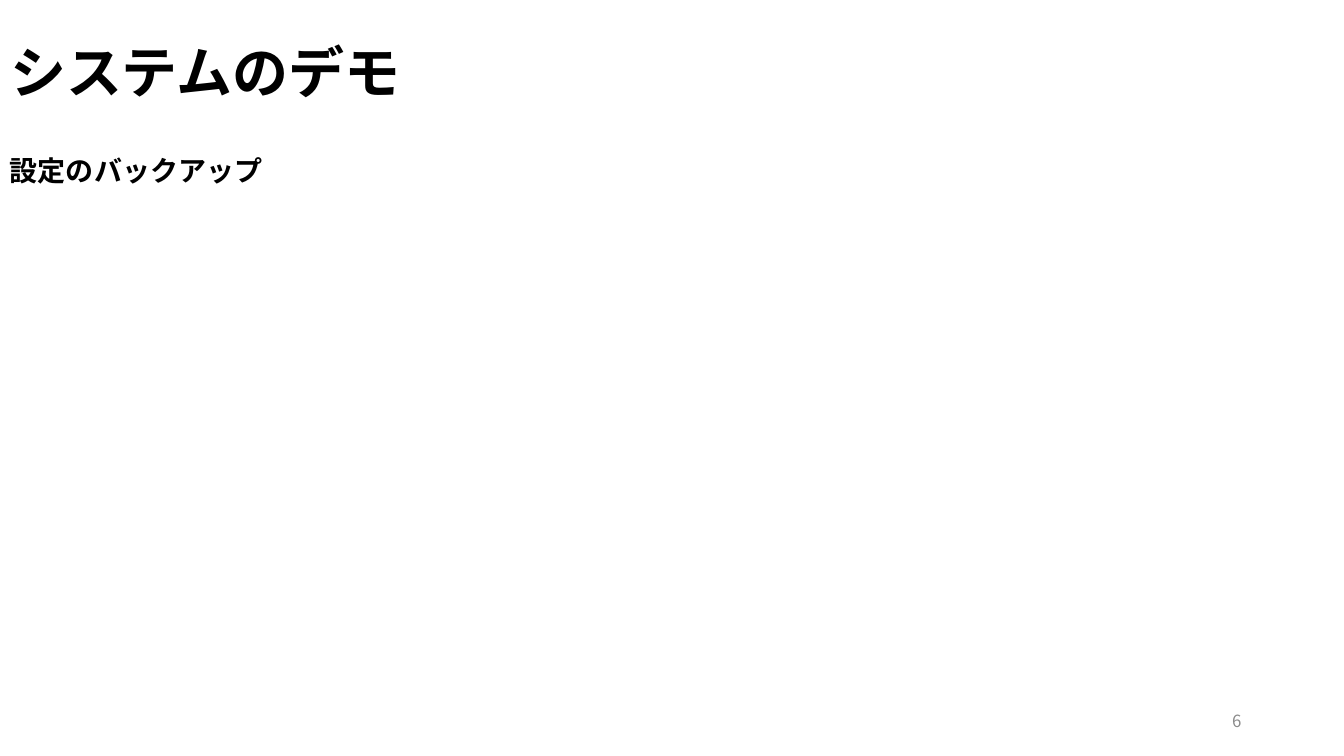
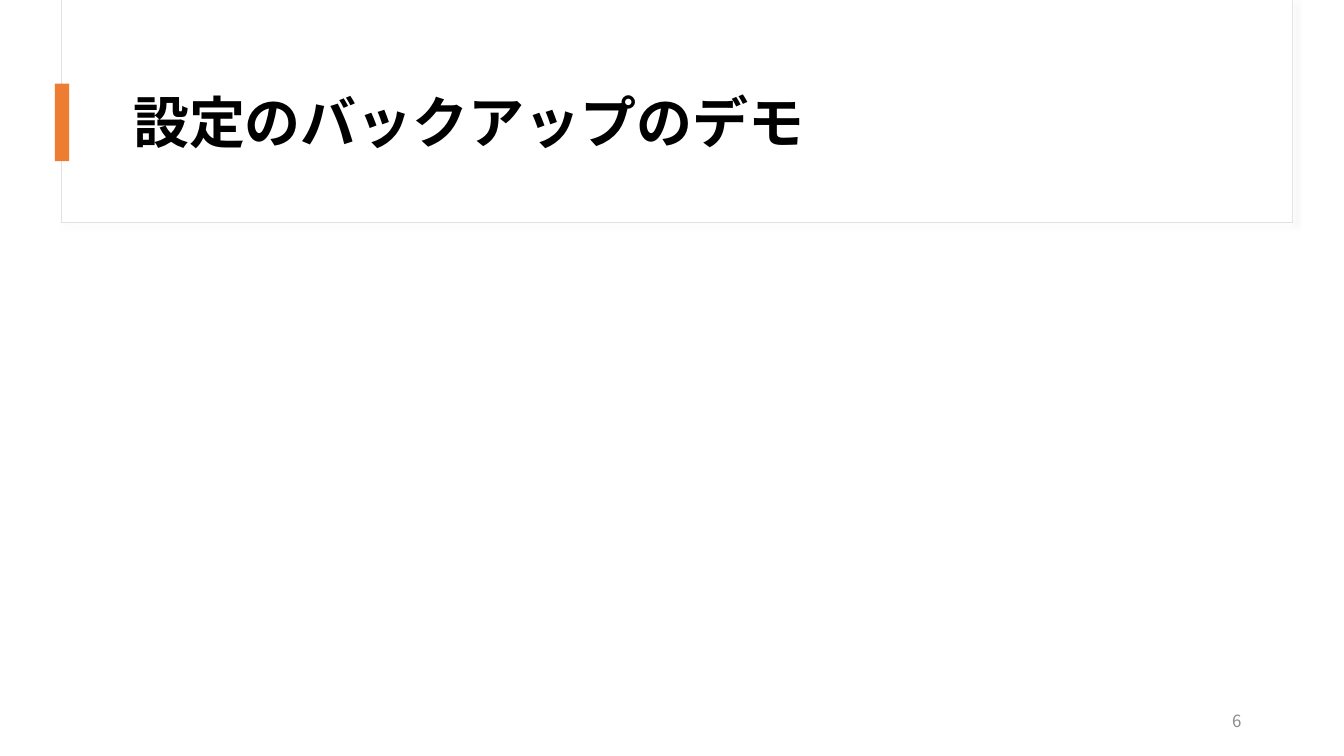
Before and after one commit to OOL2020-goodluckfanfield/Document, a slide deck: slide 6 of ool2020_middle_report_volume３_10_25 .pptx. Drawn at 1344x756 pixels with LibreOffice and Linux fonts; fonts in the diff are those of the drawing. Boxes give left, top, right and bottom in pixels: in the first picture for what was removed or moved away, otherwise in the second. Text is boxed around its words. In the diff, an @@ line names an element or a change of style, - is before the commit and + after.

```diff
--- a/ool2020_middle_report_volume３_10_25 .pptx
+++ b/ool2020_middle_report_volume３_10_25 .pptx
@@ rectangle added at <box>62,0,1293,223</box>, fill #FFFFFF, outline #E1E1E1 0.75 pt @@
@@ rectangle added at <box>63,0,1293,222</box>, fill #FFFFFF @@
@@ rectangle added at <box>55,84,70,161</box>, fill #ED7D31 @@
@@ title at <box>133,94,804,148</box>: text changed @@
-システムのデモ
+設定のバックアップのデモ
@@ text removed at <box>10,157,262,184</box> @@
-設定のバックアップ
```
Also in this commit, not shown: 4 other slides changed, 2 slides added, 1 slide removed, 1 other file.
